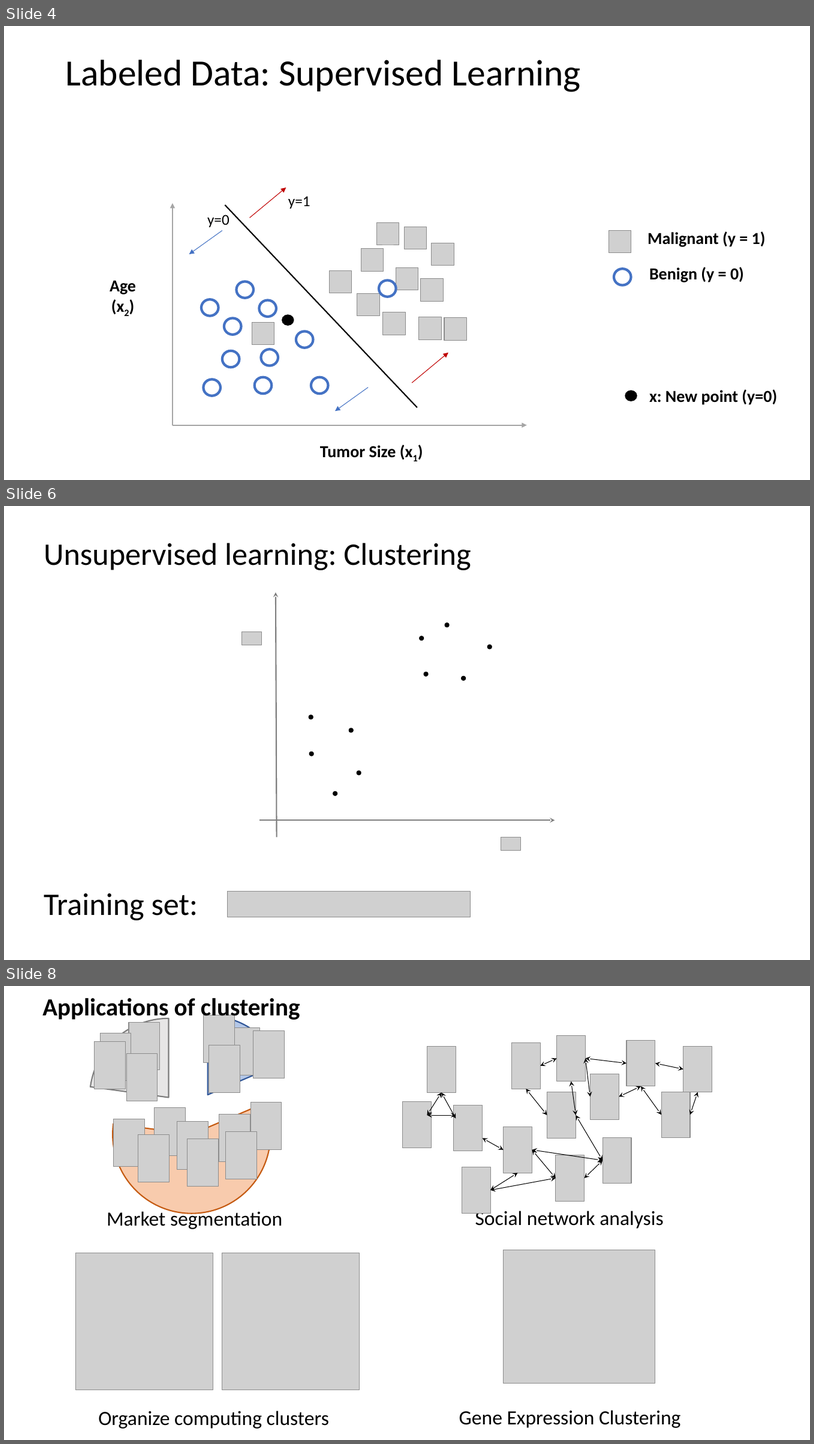
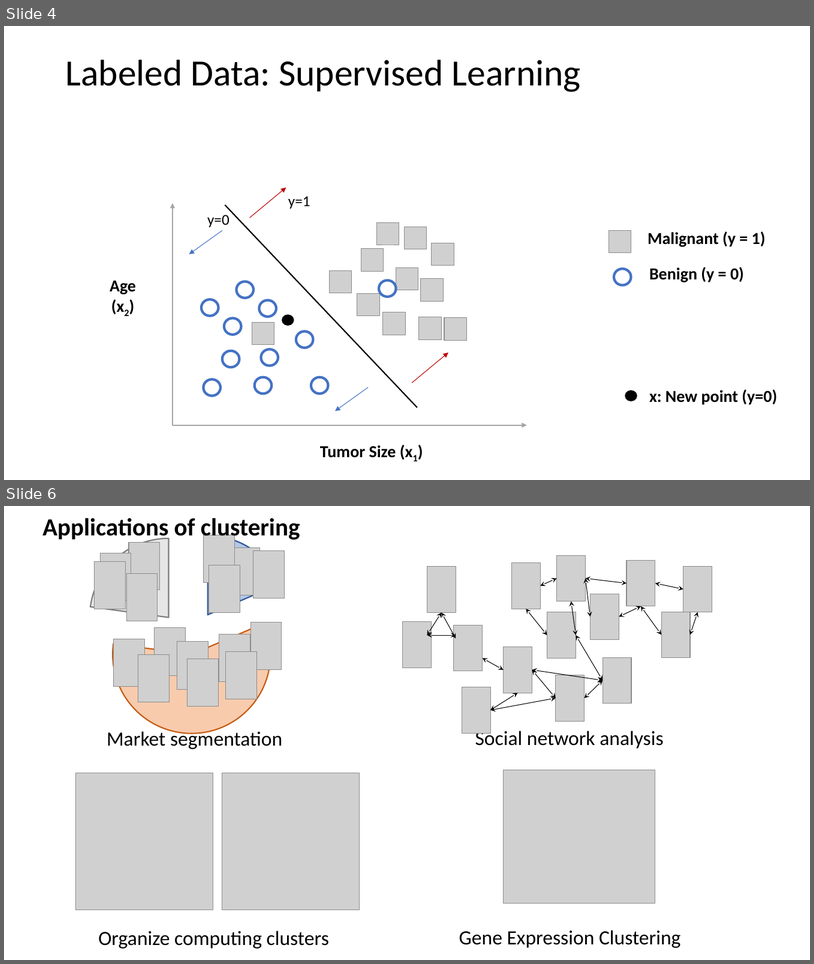
Before and after one commit to ICBI/AIMAHEAD_GU, a slide deck: Courses/ML_Concepts/Module_02_Introduction_to_Unsupervised_Learning/Module_02_Unsupervised_Learning_K_means_Clustering.pptx. Shown one above the other, each under a label of ours: slides 4, 6 and 8 before the commit, slides 4 and 6 after it; the slides between them are not shown. The pictures are 814x1444 and 814x964 pixels, drawn with LibreOffice and Linux fonts; fonts in the diff are those of the drawing; grey boxes stand for pictures. Boxes give left, top, right and bottom in pixels: in the first picture for what was removed or moved away, otherwise in the second. Text is boxed around its words. In the diff, an @@ line names an element or a change of style, - is before the commit and + after.

```diff
--- a/Courses/ML_Concepts/Module_02_Introduction_to_Unsupervised_Learning/Module_02_Unsupervised_Learning_K_means_Clustering.pptx
+++ b/Courses/ML_Concepts/Module_02_Introduction_to_Unsupervised_Learning/Module_02_Unsupervised_Learning_K_means_Clustering.pptx
@@ slide 6 removed at bbox=[4, 506, 810, 960], background #FFFFFF @@
@@ text removed at bbox=[44, 543, 471, 570] @@
-Unsupervised learning: Clustering
@@ arrow removed from (277, 837) to (276, 592) @@
@@ picture removed at bbox=[242, 631, 263, 645] @@
@@ ellipse removed at bbox=[445, 623, 449, 627] @@
@@ ellipse removed at bbox=[420, 636, 424, 640] @@
@@ ellipse removed at bbox=[488, 645, 492, 649] @@
@@ ellipse removed at bbox=[425, 672, 429, 676] @@
@@ ellipse removed at bbox=[462, 676, 466, 680] @@
@@ ellipse removed at bbox=[309, 715, 313, 719] @@
@@ ellipse removed at bbox=[350, 728, 354, 732] @@
@@ ellipse removed at bbox=[309, 751, 314, 756] @@
@@ ellipse removed at bbox=[357, 771, 362, 775] @@
@@ ellipse removed at bbox=[333, 792, 338, 796] @@
@@ arrow removed from (259, 820) to (555, 820) @@
@@ picture removed at bbox=[501, 837, 521, 850] @@
@@ text removed at bbox=[44, 893, 198, 920] @@
-Training set:
@@ picture removed at bbox=[228, 891, 470, 916] @@
@@ what was slide 8 is now slide 6 @@
```
Also in this commit, not shown: 1 slide changed, 4 slides added, 3 other slides removed, 10 other files.
